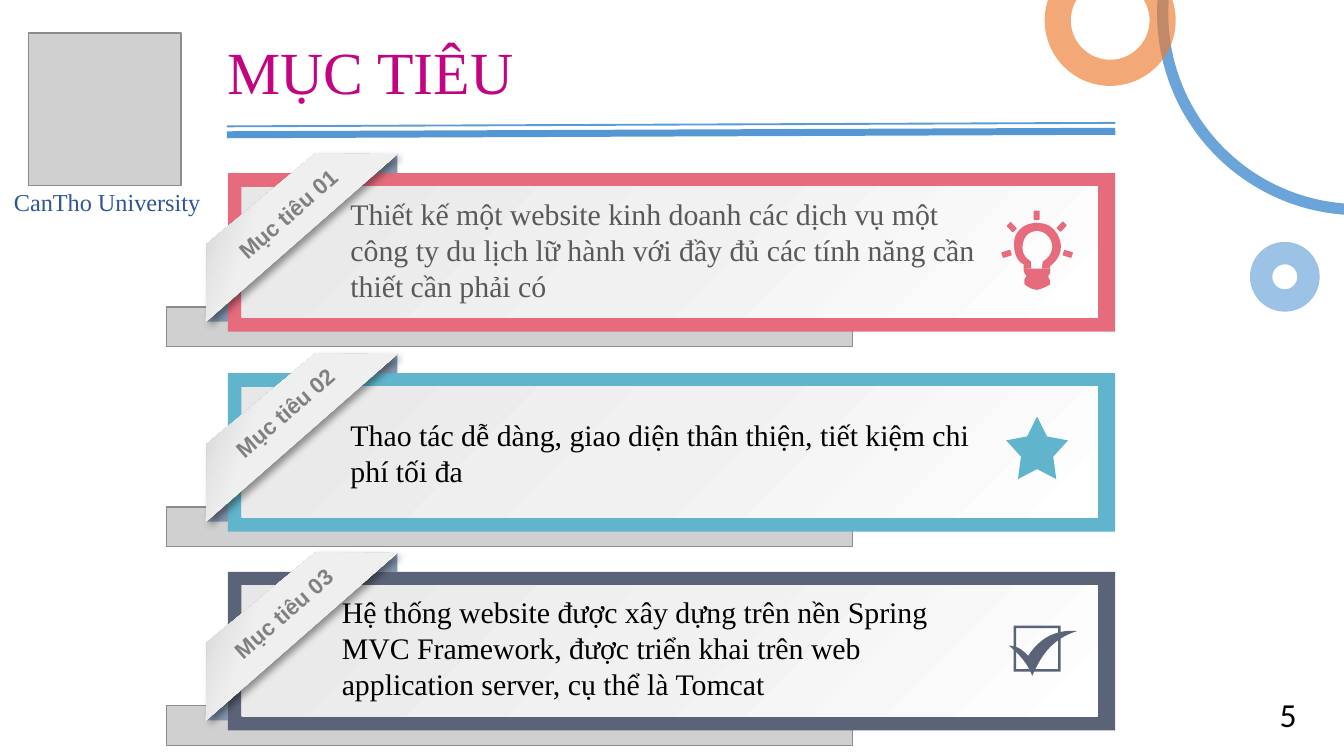
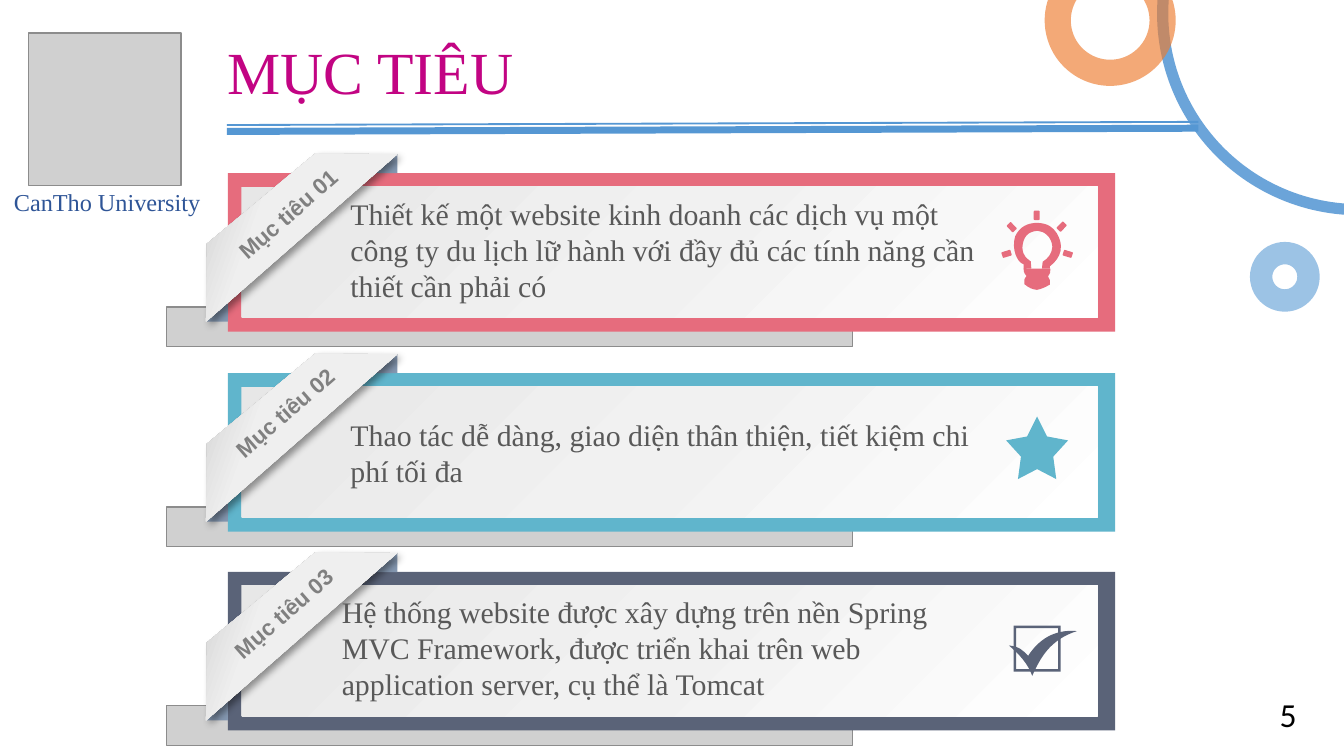
Before and after one commit to lethanhtan/TMA_CTU_Thesis, a slide deck: slide 6 of doc/TMA_CTU_Thesis_Presentation_Ver2.pptx. Drawn at 1344x756 pixels with LibreOffice and Linux fonts; fonts in the diff are those of the drawing; grey boxes stand for pictures. Boxes give left, top, right and bottom in pixels: in the first picture for what was removed or moved away, otherwise in the second. Text is boxed around its words. In the diff, an @@ line names an element or a change of style, - is before the commit and + after.

```diff
--- a/doc/TMA_CTU_Thesis_Presentation_Ver2.pptx
+++ b/doc/TMA_CTU_Thesis_Presentation_Ver2.pptx
@@ line moved from (227, 134) - (1116, 132) to (227, 132) - (1199, 128) @@
@@ line moved from (227, 126) - (1116, 122) to (227, 125) - (1199, 122) @@
@@ line (227, 125) - (1199, 122): stroke #5B9BD5 1 pt to #5698D3 1 pt @@
@@ text "Thao tác dễ dàng, giao ..." at (350, 424, 968, 488): text colour #000000 to #595959 @@
@@ text "Hệ thống website được xây ..." at (342, 600, 927, 701): text colour #000000 to #595959 @@
```
Also in this commit, not shown: 31 other slides changed, 14 slides added, 2 slides removed.
